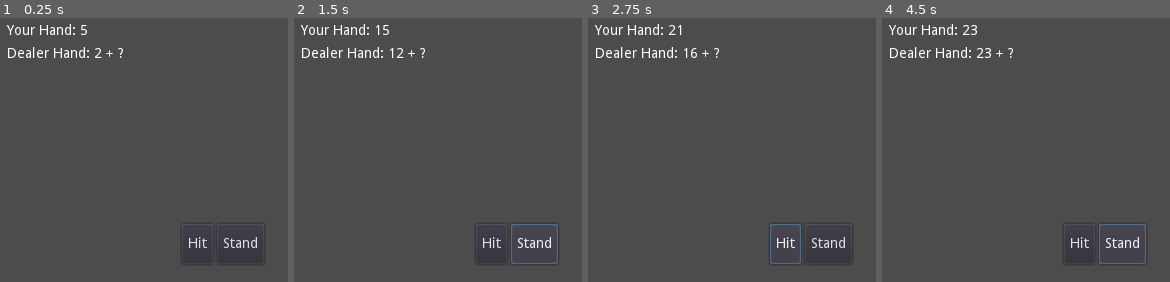
Above: before the commit, frames 1-4 (left to right).
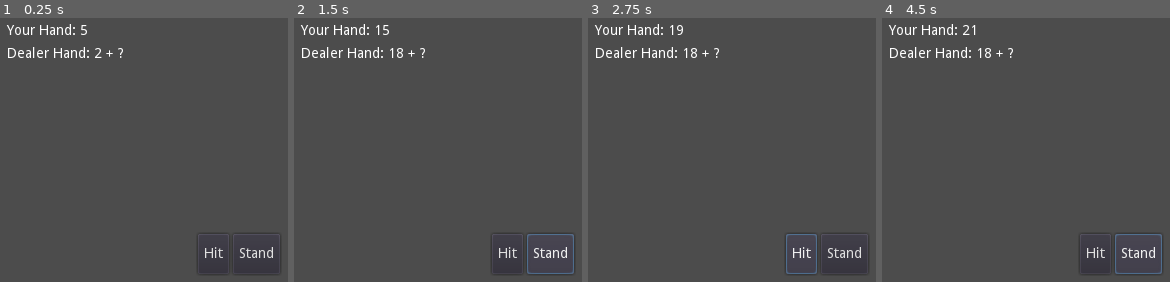
Above: after the commit, the same moments.

Repository: cjordanOU/godot-blackjack
Game: Godot game, scene res://Data/Scenes/Blackjack.tscn
Two runs of this game, one before a commit and one after it. Both use one fixed random seed, a clock stepped at 60 frames per second and the inputs below.
Inputs:
- Up to frame 1 (0.25 s): no input
- Up to frame 2 (1.5 s): click "Hit" at 0.5 s; click "Stand" at 1.25 s
- Up to frame 3 (2.75 s): click "Hit" at 2 s
- Up to frame 4 (4.5 s): click "Stand" at 2.75 s; click "Hit" at 3.5 s; click "Stand" at 4.25 s

The runs differ from the first frame. In frame 1, 0.7% of the frame differs, in the area x 65-95%, y 81-94%; in frame 2, 1.2%; in frame 3, 1.2%; in frame 4, 1.3%, in the area x 30-98%, y 2-97%.

Commit message:
logic fixes

Diff:
--- a/Data/Scenes/Blackjack.tscn
+++ b/Data/Scenes/Blackjack.tscn
@@ -85,16 +85,16 @@
 anchor_top = 1.0
 anchor_right = 0.5
 anchor_bottom = 1.0
-margin_left = -58.0
-margin_top = -60.0
-margin_right = 58.0
-margin_bottom = -20.0
+margin_left = -42.0
+margin_top = -50.0
+margin_right = 42.0
+margin_bottom = -10.0
 __meta__ = {
 "_edit_use_anchors_": false
 }
 
 [node name="HBoxContainer" type="HBoxContainer" parent="GUI/HUD/Controls"]
-margin_right = 116.0
+margin_right = 84.0
 margin_bottom = 40.0
 
 [node name="Hit" type="Button" parent="GUI/HUD/Controls/HBoxContainer"]
--- a/Data/Scripts/Blackjack.gd
+++ b/Data/Scripts/Blackjack.gd
@@ -19,6 +19,10 @@
 var dealerCard3 = 0
 var dealerCard4 = 0
 
+onready var hudPlayer = $GUI/HUD/MarginContainer/Data/playerHand
+onready var hudDealer = $GUI/HUD/MarginContainer/Data/dealerHand
+onready var hit_or_stand = $GUI/HUD/Controls/HBoxContainer
+
 
 # Called when the node enters the scene tree for the first time.
 func _ready():
@@ -33,8 +37,8 @@
 
 
 func display_hud_data():
-	$GUI/HUD/MarginContainer/Data/playerHand.text = "Your Hand: " + str(playerHand)
-	$GUI/HUD/MarginContainer/Data/dealerHand.text = "Dealer Hand: " + str(dealerHand) + " + ?"
+	hudPlayer.text = "Your Hand: " + str(playerHand)
+	hudDealer.text = "Dealer Hand: " + str(dealerHand) + " + ?"
 
 # Deals a new card
 func get_new_card():
@@ -62,10 +66,10 @@
 					dealerCard3 = dealerHand - dealerCard1 - dealerCard2
 				else:
 					dealerCard4 = dealerHand - dealerCard1 - dealerCard2 -dealerCard3
-	print("dCard1: " + str(dealerCard1))
-	print("dCard2: " + str(dealerCard2))
-	print("dCard3: " + str(dealerCard3))
-	print("dCard4: " + str(dealerCard4))
+	#print("dCard1: " + str(dealerCard1))
+	#print("dCard2: " + str(dealerCard2))
+	#print("dCard3: " + str(dealerCard3))
+	#print("dCard4: " + str(dealerCard4))
 	return dealerHand
 
 func determine_winner():
@@ -75,23 +79,31 @@
 	if playerHand == dealerHand:
 		print("Tie!")
 
-	if dealerHand > 21:
+	if dealerHand > 21 and playerHand <= 21:
 		print("You win! The dealer has gone bust!")
 
-	if playerHand > dealerHand:
+	if playerHand > dealerHand and playerHand <= 21:
 		print("You win! You beat the dealer!")
 
-	if playerHand < dealerHand:
+	if playerHand < dealerHand and dealerHand <= 21:
 		print("You lose! The dealer beat you!")
 
 
 func _on_Hit_pressed():
 	playerHand = playerHand + get_new_card()
-	if playerHand >= 21 and dealerHand > 17:
+	if playerHand > 21:
 		determine_winner()
+	elif playerHand >= 21 and dealerHand > 17:
+		determine_winner()
+
 	play_dealer_hand()
 	if dealerHand >= 21:
 		determine_winner()
 
+
 func _on_Stand_pressed():
-	pass # Replace with function body.
+	hit_or_stand = not visible
+	while dealerHand < 17:
+		play_dealer_hand()
+
+	determine_winner()
